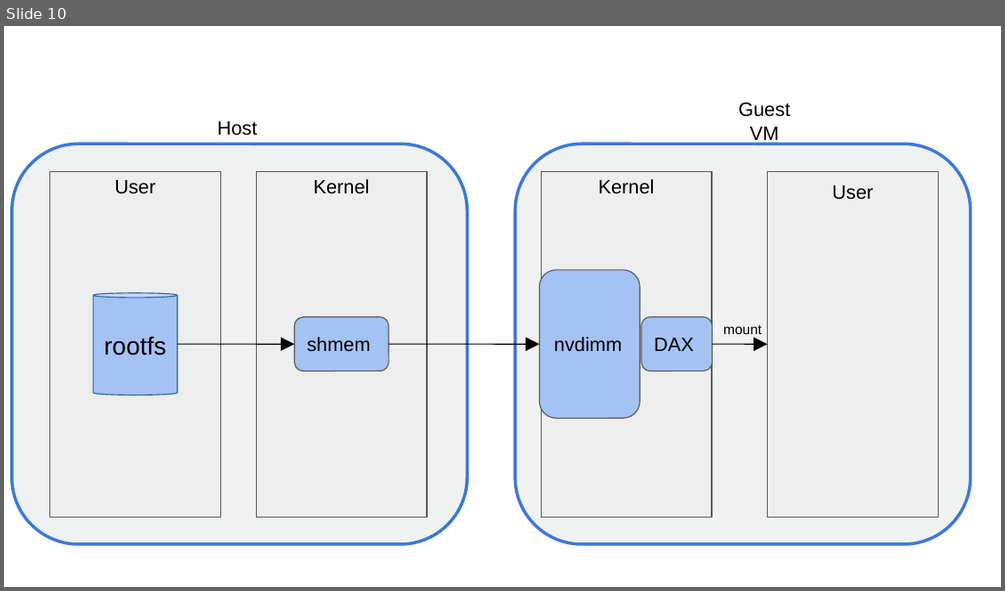
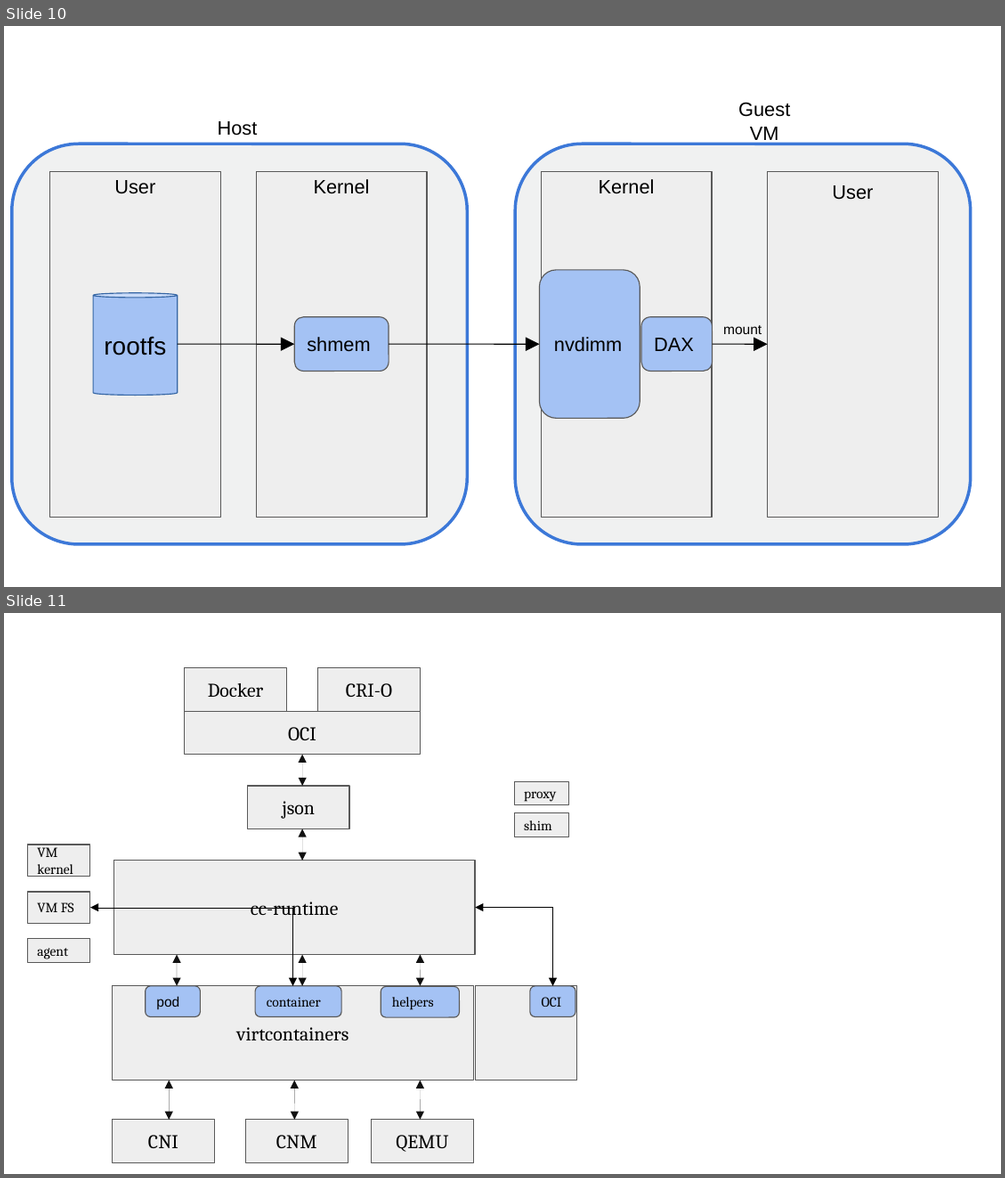
Before and after one commit to grahamwhaley/runtime, a slide deck: docs/architecture/architecture-diagrams.odp. Shown one above the other, each under a label of ours: slide 10 before the commit, slides 10 and 11 after it. The pictures are 1005x591 and 1005x1178 pixels, drawn with LibreOffice and Linux fonts; fonts in the diff are those of the drawing. Boxes give left, top, right and bottom in pixels: in the first picture for what was removed or moved away, otherwise in the second. Text is boxed around its words. In the diff, an @@ line names an element or a change of style, - is before the commit and + after.

```diff
--- a/docs/architecture/architecture-diagrams.odp
+++ b/docs/architecture/architecture-diagrams.odp
@@ slide 11 added at (4,613,1001,1174), background #FFFFFF @@
@@ rectangle added at (185,668,286,711), fill #EEEEEE, outline #595959 0.74 pt, 14 pt, text #000000 @@
+Docker
@@ rectangle added at (318,668,420,711), fill #EEEEEE, outline #595959 0.74 pt, 14 pt, text #000000 @@
+CRI-O
@@ rectangle added at (185,711,420,754), fill #EEEEEE, outline #595959 0.74 pt, 14 pt, text #000000 @@
+OCI
@@ double arrow added from (302, 755) to (302, 786), #111111 0 pt @@
@@ rectangle added at (247,786,349,828), fill #EEEEEE, outline #595959 0.74 pt, 14 pt, text #000000 @@
+json
@@ rectangle added at (514,781,569,805), fill #EEEEEE, outline #595959 0.74 pt, 10 pt, text #000000 @@
+proxy
@@ rectangle added at (514,813,569,837), fill #EEEEEE, outline #595959 0.74 pt, 10 pt, text #000000 @@
+shim
@@ rectangle added at (28,844,90,876), fill #EEEEEE, outline #595959 0.74 pt, 10 pt, text #000000 @@
+VM kernel
@@ double arrow added from (302, 828) to (302, 860), #111111 0 pt @@
@@ rectangle added at (113,860,475,954), fill #EEEEEE, outline #595959 0.74 pt, 14 pt, text #000000 @@
+cc-runtime
@@ rectangle added at (28,891,90,922), fill #EEEEEE, outline #595959 0.74 pt, 10 pt, text #000000 @@
+VM FS
@@ elbow double arrow added from (90, 907) to (293, 986), #000000 0 pt @@
@@ elbow double arrow added from (475, 907) to (552, 986), #000000 0 pt @@
@@ rectangle added at (28,939,90,963), fill #EEEEEE, outline #595959 0.74 pt, 10 pt, text #000000 @@
+agent
@@ double arrow added from (177, 954) to (177, 986), #111111 0 pt @@
@@ double arrow added from (302, 954) to (302, 986), #111111 0 pt @@
@@ double arrow added from (420, 954) to (420, 986), #111111 0 pt @@
@@ rectangle added at (113,986,474,1079), fill #EEEEEE, outline #595959 0.74 pt, 14 pt, text #000000 @@
+virtcontainers
@@ rounded rectangle added at (146,986,201,1017), fill #A4C2F4, outline #595959 0.74 pt, 10 pt, text #000000 @@
+pod
@@ rounded rectangle added at (255,986,342,1017), fill #A4C2F4, outline #595959 0.74 pt, 10 pt, text #000000 @@
+container
@@ rounded rectangle added at (380,986,460,1017), fill #A4C2F4, outline #595959 0.74 pt, 10 pt, text #000000 @@
+helpers
@@ rectangle added at (476,986,577,1079), fill #EEEEEE, outline #595959 0.74 pt @@
@@ rounded rectangle added at (530,986,576,1017), fill #A4C2F4, outline #595959 0.74 pt, 10 pt, text #000000 @@
+OCI
@@ double arrow added from (169, 1079) to (169, 1119), #111111 0 pt @@
@@ double arrow added from (294, 1079) to (294, 1119), #111111 0 pt @@
@@ double arrow added from (420, 1079) to (420, 1119), #111111 0 pt @@
@@ rectangle added at (113,1119,214,1162), fill #EEEEEE, outline #595959 0.74 pt, 14 pt, text #000000 @@
+CNI
@@ rectangle added at (245,1119,347,1162), fill #EEEEEE, outline #595959 0.74 pt, 14 pt, text #000000 @@
+CNM
@@ rectangle added at (371,1119,472,1162), fill #EEEEEE, outline #595959 0.74 pt, 14 pt, text #000000 @@
+QEMU
```
Also in this commit, not shown: 7 slides changed, 2 other files.
